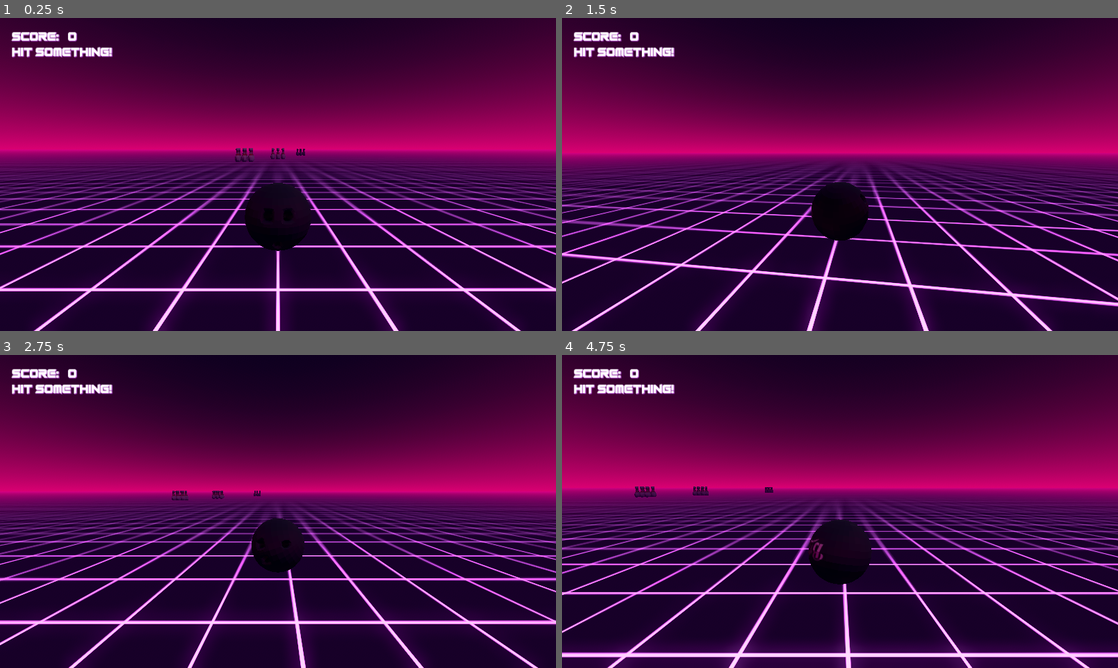
Above: before the commit, frames 1-4 (two rows, left to right).
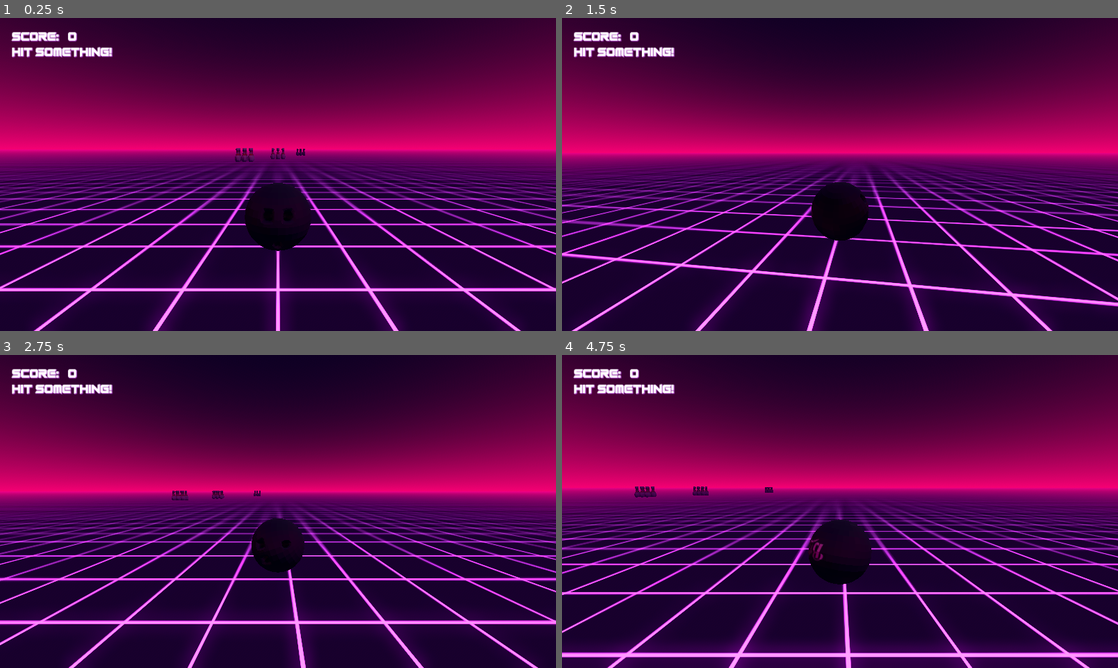
Above: after the commit, the same moments.

Repository: fresh4/rogue-bowler
Game: Godot game, scene res://Scenes/world.tscn
Two runs of this game, one before a commit and one after it. Both use one fixed random seed, a clock stepped at 60 frames per second and the inputs below.
Inputs (mouse positions are in pixels of both pictures, inside the frame that each line leads up to):
- Up to frame 1 (0.25 s): no input
- Up to frame 2 (1.5 s): tap Enter at 0.5 s; move the mouse to (962, 158) at 0.52 s; hold D (right) 0.53-1.28 s; hold Middle mouse button (rotate_camera) 0.53-1.28 s; move the mouse to (728, 190) at 1.27 s; hold S (backward) from 1.28 s (still down); tap Middle mouse button (rotate_camera) at 1.35 s
- Up to frame 3 (2.75 s): move the mouse to (333, 442) at 2.02 s; release S (backward) at 2.03 s; hold D (right) from 2.03 s (still down); hold Middle mouse button (rotate_camera) from 2.03 s (still down)
- Up to frame 4 (4.75 s): move the mouse to (812, 574) at 2.77 s; release D (right) at 2.78 s; release Middle mouse button (rotate_camera) at 2.78 s; hold W (forward) 2.78-3.53 s; tap Middle mouse button (rotate_camera) at 2.85, 4.35 s; move the mouse to (1006, 558) at 3.52 s; hold Middle mouse button (rotate_camera) 3.53-4.28 s; hold A (left) from 3.53 s (still down); move the mouse to (673, 464) at 4.27 s

The runs differ from the first frame. In frame 1, 5.4% of the frame differs, in the area x 0-100%, y 39-100%; in frame 2, 4.8%; in frame 3, 5.2%; in frame 4, 5.5%.

Commit message:
Vaporwave grid materials for floor and topography

Diff:
--- /dev/null
+++ b/Assets/floor_grid.tres
@@ -0,0 +1,17 @@
+[gd_resource type="StandardMaterial3D" load_steps=2 format=3 uid="uid://7w4rtfxiawa4"]
+
+[ext_resource type="Texture2D" uid="uid://ogadkc1xnysq" path="res://Assets/Textures/vaporwave-grid.png" id="1_dnwtk"]
+
+[resource]
+transparency = 1
+blend_mode = 1
+cull_mode = 2
+albedo_texture = ExtResource("1_dnwtk")
+emission_enabled = true
+emission = Color(0.556689, 0.265198, 0.617188, 1)
+emission_energy_multiplier = 3.0
+uv1_scale = Vector3(0.25, 0.25, 0.25)
+uv1_triplanar = true
+uv1_triplanar_sharpness = 64.0
+uv1_world_triplanar = true
+texture_filter = 5
--- /dev/null
+++ b/Assets/topography_grid.tres
@@ -0,0 +1,20 @@
+[gd_resource type="StandardMaterial3D" load_steps=3 format=3 uid="uid://cqgim653moxpo"]
+
+[ext_resource type="Texture2D" uid="uid://ogadkc1xnysq" path="res://Assets/Textures/vaporwave-grid.png" id="1_3glkf"]
+
+[sub_resource type="StandardMaterial3D" id="StandardMaterial3D_a2p8m"]
+transparency = 1
+blend_mode = 1
+albedo_texture = ExtResource("1_3glkf")
+emission_enabled = true
+emission = Color(0.556863, 0.266667, 0.615686, 1)
+emission_energy_multiplier = 3.0
+uv1_scale = Vector3(0.25, 0.25, 0.25)
+uv1_triplanar = true
+uv1_triplanar_sharpness = 130.583
+uv1_world_triplanar = true
+texture_filter = 5
+
+[resource]
+next_pass = SubResource("StandardMaterial3D_a2p8m")
+albedo_color = Color(0.243137, 0, 0.396078, 1)
--- a/Prefabs/player.tscn
+++ b/Prefabs/player.tscn
@@ -7,6 +7,8 @@
 
 [sub_resource type="StandardMaterial3D" id="StandardMaterial3D_64mls"]
 albedo_texture = ExtResource("2_q732u")
+emission = Color(0.105469, 0, 0.0741577, 1)
+emission_energy_multiplier = 2.0
 
 [sub_resource type="ConvexPolygonShape3D" id="ConvexPolygonShape3D_fq07f"]
 points = PackedVector3Array(-0.499434, -0.0238842, 0, -0.497087, -0.0238842, 0.0488874, -0.499434, 0.0237861, 0, -0.497 …(63951 unchanged characters)…
--- a/Scenes/world.tscn
+++ b/Scenes/world.tscn
@@ -1,11 +1,11 @@
-[gd_scene load_steps=16 format=3 uid="uid://bn10afwxhar2c"]
+[gd_scene load_steps=15 format=3 uid="uid://bn10afwxhar2c"]
 
 [ext_resource type="Script" path="res://Scripts/level_manager.gd" id="1_sttxf"]
-[ext_resource type="Texture2D" uid="uid://ogadkc1xnysq" path="res://Assets/vaporwave-grid.png" id="2_b5530"]
 [ext_resource type="PackedScene" uid="uid://cu4nerdr6gtdq" path="res://Prefabs/player.tscn" id="2_ho05h"]
+[ext_resource type="Material" uid="uid://7w4rtfxiawa4" path="res://Assets/floor_grid.tres" id="2_vbdb3"]
 [ext_resource type="PackedScene" uid="uid://d0y8f0wlh3x2i" path="res://Prefabs/pin.tscn" id="3_d8a7j"]
 [ext_resource type="Script" path="res://Scripts/ui_manager.gd" id="5_2gcxh"]
-[ext_resource type="FontFile" uid="uid://cr0tpvb38ppxp" path="res://Assets/Rocket Rinder.otf" id="6_vp3hc"]
+[ext_resource type="FontFile" uid="uid://cr0tpvb38ppxp" path="res://Assets/Fonts/Rocket Rinder.otf" id="6_vp3hc"]
 
 [sub_resource type="ProceduralSkyMaterial" id="ProceduralSkyMaterial_x6owf"]
 sky_top_color = Color(0.0627451, 0.027451, 0.129412, 1)
@@ -23,17 +23,8 @@
 fog_enabled = true
 fog_light_color = Color(0.129412, 0, 0.172549, 1)
 fog_density = 0.04
-
-[sub_resource type="StandardMaterial3D" id="StandardMaterial3D_t527y"]
-transparency = 1
-blend_mode = 1
-albedo_texture = ExtResource("2_b5530")
-emission_enabled = true
-emission = Color(0.556689, 0.265198, 0.617188, 1)
-emission_energy_multiplier = 3.0
-uv1_scale = Vector3(0.25, 0.25, 0.25)
-uv1_triplanar = true
-texture_filter = 5
+adjustment_enabled = true
+adjustment_saturation = 1.25
 
 [sub_resource type="PlaneMesh" id="PlaneMesh_j40xo"]
 size = Vector2(1000, 1000)
@@ -77,7 +68,7 @@
 collision_mask = 7
 
 [node name="MeshInstance3D" type="MeshInstance3D" parent="Floor"]
-material_override = SubResource("StandardMaterial3D_t527y")
+material_override = ExtResource("2_vbdb3")
 mesh = SubResource("PlaneMesh_j40xo")
 
 [node name="CollisionShape3D" type="CollisionShape3D" parent="Floor"]
--- a/Scripts/level_manager.gd
+++ b/Scripts/level_manager.gd
@@ -52,9 +52,11 @@
 		await timer.timeout;
 		score += len(combo_pins);
 		score_updated.emit(score);
-		combo_updated.emit(0);
 
 		combo_pins = [];
+		await get_tree().create_timer(2).timeout;
+		if len(combo_pins) == 0:
+			combo_updated.emit(0);
 	else:
 		return;
 
--- a/project.godot
+++ b/project.godot
@@ -22,6 +22,16 @@
 [display]
 
 window/stretch/mode="canvas_items"
+
+[file_customization]
+
+folder_colors={
+"res://Assets/": "red",
+"res://Audio/": "orange",
+"res://Prefabs/": "yellow",
+"res://Scenes/": "pink",
+"res://Scripts/": "green"
+}
 
 [global_group]
 
Renamed: Assets/Rocket Rinder.otf -> Assets/Fonts/Rocket Rinder.otf
Not shown, changed: Assets/Fonts/Rocket Rinder.otf.import
Renamed: Assets/vaporwave-grid.png -> Assets/Textures/vaporwave-grid.png
Not shown, changed: Assets/Textures/vaporwave-grid.png.import
Binary file removed: Assets/texture_06.png
Not shown, removed: Assets/texture_06.png.import
Binary file removed: Assets/texture_08.png
Not shown, removed: Assets/vaporwave-grid.png.import
